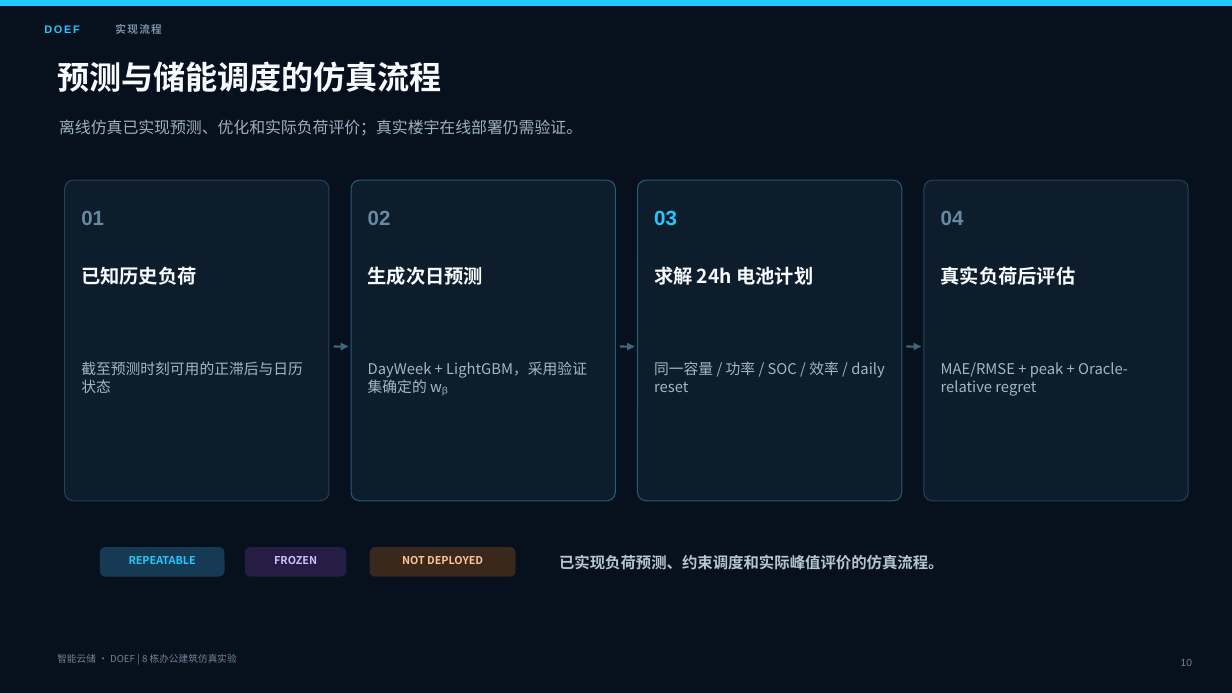
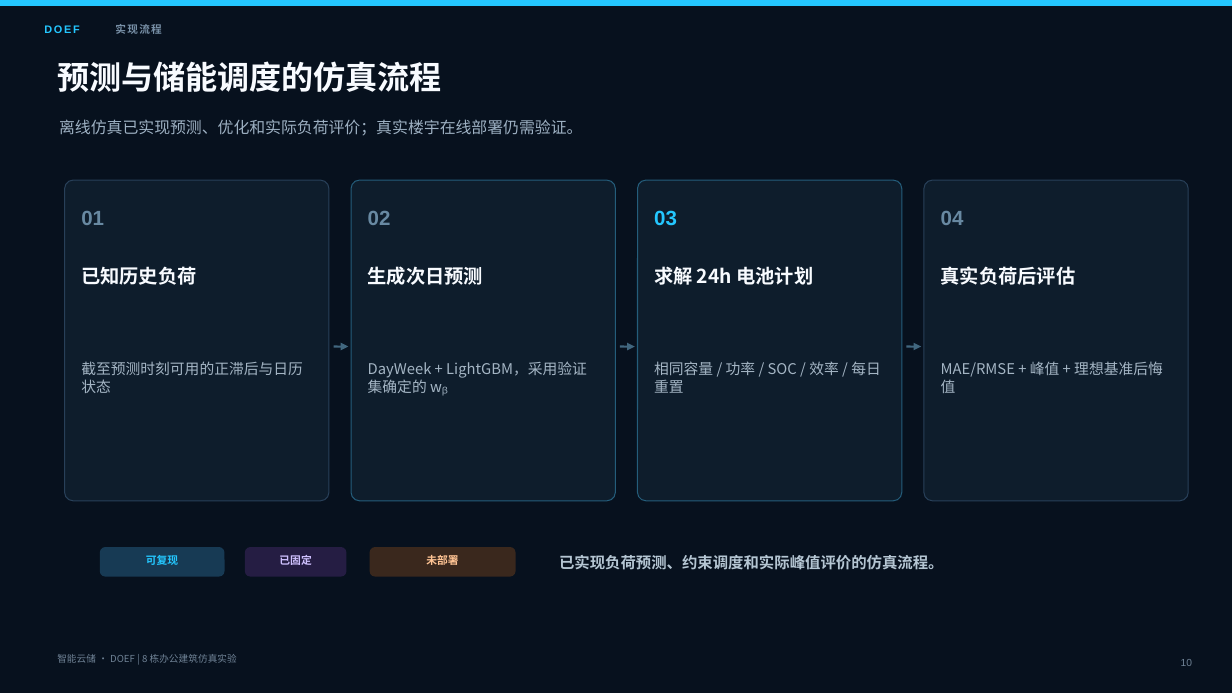
Before and after one commit to m3145284542-dotcom/zhichu-yunkong, a slide deck: slide 10 of outputs/submission/DOEF_Competition_Presentation.pptx. Drawn at 1232x693 pixels with LibreOffice and Linux fonts; fonts in the diff are those of the drawing. Boxes give left, top, right and bottom in pixels: in the first picture for what was removed or moved away, otherwise in the second. Text is boxed around its words. In the diff, an @@ line names an element or a change of style, - is before the commit and + after.

```diff
--- a/outputs/submission/DOEF_Competition_Presentation.pptx
+++ b/outputs/submission/DOEF_Competition_Presentation.pptx
@@ text at <box>654,361,881,393</box>: text changed @@
-同一容量 / 功率 / SOC / 效率 / daily reset
+相同容量 / 功率 / SOC / 效率 / 每日重置
@@ text at <box>941,361,1163,393</box>: text changed @@
-MAE/RMSE + peak + Oracle-relative regret
+MAE/RMSE + 峰值 + 理想基准后悔值
@@ text at <box>146,555,178,565</box>: text changed @@
-REPEATABLE
+可复现
@@ text at <box>279,555,311,565</box>: text changed @@
-FROZEN
+已固定
@@ text at <box>426,555,458,565</box>: text changed @@
-NOT DEPLOYED
+未部署
```
Also in this commit, not shown: 22 other slides changed, 36 other files.
